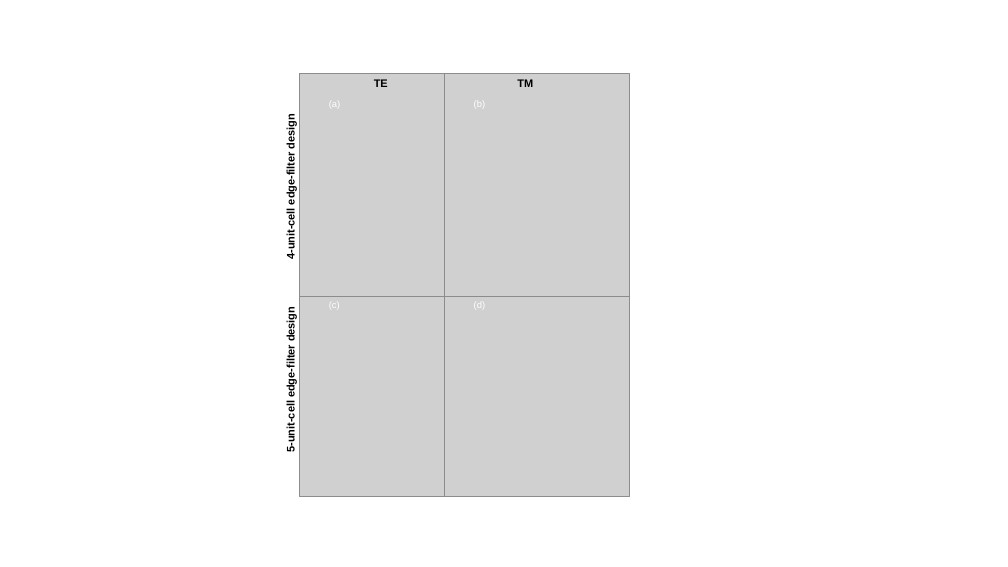
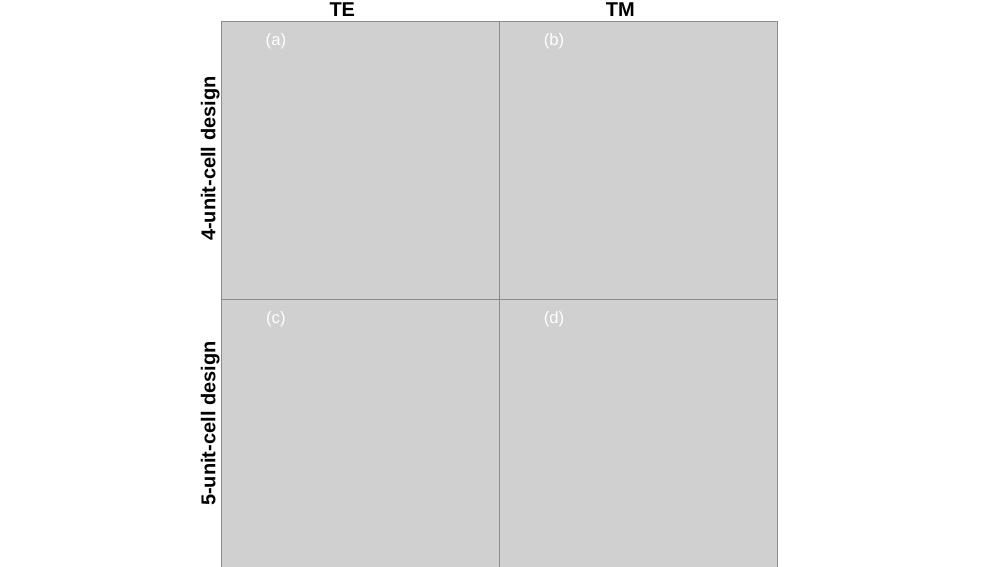
Before and after one commit to Chettanat-Pa/AsymReca_SbSe, a slide deck: slide 7 of figs/figures.pptx (slide 9 before the commit). Drawn at 1008x567 pixels with LibreOffice and Linux fonts; fonts in the diff are those of the drawing; grey boxes stand for pictures. Boxes give left, top, right and bottom in pixels: in the first picture for what was removed or moved away, otherwise in the second. Text is boxed around its words. In the diff, an @@ line names an element or a change of style, - is before the commit and + after.

```diff
--- a/figs/figures.pptx
+++ b/figs/figures.pptx
@@ picture: place and size @@
-picture at [300, 74, 485, 296]
+picture at [222, 22, 500, 299]
@@ text "TE": place and size @@
-text "TE" at [374, 79, 388, 87]
+text "TE" at [330, 2, 356, 16]
@@ text "TE" at [330, 2, 356, 16]: size 9.9 to 18 pt @@
@@ text "(a)": place and size @@
-text "(a)" at [329, 98, 341, 109]
+text "(a)" at [266, 33, 286, 48]
@@ picture added at [499, 22, 778, 299] @@
@@ size 8.5 to 15 pt; alignment justified to centre in 4 elements at [266, 311, 285, 326], [544, 311, 564, 326], [266, 33, 286, 48], [544, 33, 564, 48] @@
@@ text "TM" at [606, 2, 635, 16]: size 9.9 to 18 pt @@
@@ text "(b)": place and size @@
-text "(b)" at [474, 98, 486, 109]
+text "(b)" at [544, 33, 564, 48]
@@ text "TM": place and size @@
-text "TM" at [517, 79, 533, 87]
+text "TM" at [606, 2, 635, 16]
@@ text at [197, 83, 219, 238]: text changed; size 9.9 to 18 pt @@
-4-unit-cell edge-filter design
+4-unit-cell design
@@ picture removed at [445, 74, 630, 296] @@
@@ picture removed at [300, 269, 485, 496] @@
@@ picture removed at [445, 269, 630, 496] @@
@@ picture added at [222, 299, 500, 567] @@
@@ picture added at [499, 299, 778, 567] @@
@@ text "(c)": place and size @@
-text "(c)" at [329, 300, 340, 311]
+text "(c)" at [266, 311, 285, 326]
@@ text "(d)": place and size @@
-text "(d)" at [474, 300, 486, 311]
+text "(d)" at [544, 311, 564, 326]
@@ text at [197, 347, 219, 502]: text changed; size 9.9 to 18 pt @@
-5-unit-cell edge-filter design
+5-unit-cell design
```
Also in this commit, not shown: 3 other slides changed, 2 slides added, 3 slides removed, 6 other files.
